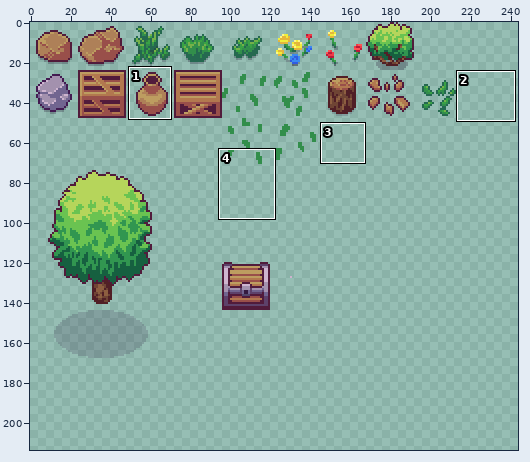
Edited in one commit: sprite sheet (arts/Decoration.png). Above: a wide view before the commit, with the close-up outlined.
Close-up. First the earlier version:
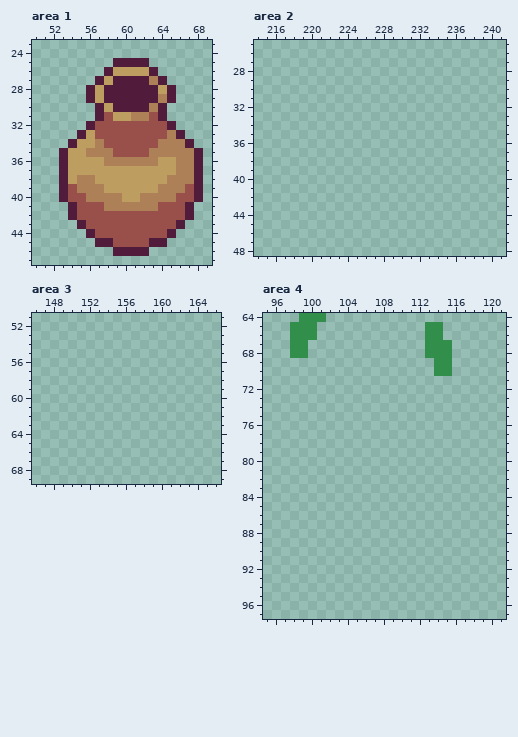
The file is 256x256 pixels. Shown: area 1: x 50..69, y 23..47; area 2: x 214..241, y 25..48; area 3: x 146..166, y 51..69; area 4: x 95..121, y 64..97. The wide view leaves out empty margins. The commit also changed other parts of the picture, which this record leaves out.
The same view after the edit:
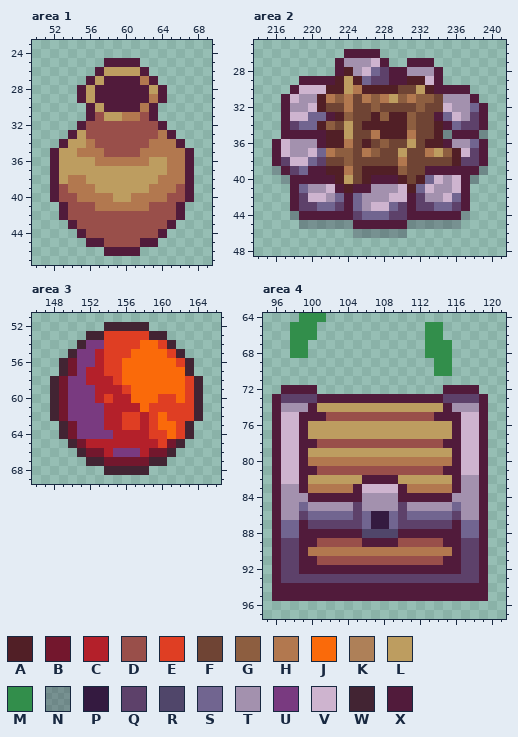
Palette (. is transparent): A #511f26  B #73172d  C #b4202a  D #994f4a  E #df3e23  F #6f4434  G #8d5e40  H #b2784f  J #fa6a0a  K #ae8058  L #bd9d60  M #328e4b  N #20142d43  P #341a40  Q #5d416a  R #50466a  S #716590  T #a391ae  U #793a80  V #ceb4cf  W #422433  X #511b3b
Difference:
Changed rows in their new state; - is an unchanged pixel.
Area 1:
first column x 52:
25 ------X---.------
26 -----XL---X.-----
27 ----XLX---HX.----
28 ---XLX-----LX.---
29 ---XLX-----HX.---
30 ----XLX---HX.----
31 ----XDL-HHDX.----
32 ---XD-------X.---
33 --XLD-------HX.--
34 -XL-HD-----HHHX.-
35 XL-HHHD---HHHHHX.
36 XL---HHHHHHL-HHX.
37 XL-----------HHX.
38 XLHHL-------HHHX.
39 XDHHHL-----HHHDX.
40 XD-HHHHL-HHHHD-X.
41 -XD--HHHHHHD--X.-
42 -XD-----------X.-
43 --XD---------X.--
44 ---XD-------X.---
45 ----X-D---X-.----
46 ------X---.------
Area 2:
first column x 216:
26 --------XXXX------------
27 -------XTTTVX--XXX------
28 -------XATVSQXXTTTX-----
29 ---XXXXALASQQXXAAVX-----
30 --XVVVAALHAAAAFFLAXXXX--
31 -XVTTAHGHFHGHLGHGGFTTTX-
32 -XTTVAFFHFFGFFFFGFFVTTSX
33 -XVVSSXAGFFAGAAGFFXSVTQX
34 -XQSSAGFLFAAAAAGFFAXSQQX
35 -XXXXXAALFFHAAAHFFANXXXN
36 XVTTTXAAHFAFGFFLFAAXTTSX
37 XVTTVSHGGFHGFFLFFHLGAVQX
38 XQVVSQFFGFFFFFHFFFFFAQQX
39 NXQSXXAAHFAAAAGFFXXXXXXN
40 -NXXXXXALFAXXXAFASVTVXN-
41 --XSTTVXAXXTTTVASVTTVX--
42 --XQVVTSXSTTTVVXQTTVSX--
43 --XQQSSQXSTVVSQXQQSSQX--
44 --NXXXXXXQSSSQQXXXXXXN--
45 ---NNNNNNXXXXXXNNNNNN---
46 ---------NNNNNN---------
Area 3:
first column x 148:
52 ------WWWWW------
53 ----WWEEEEEWW----
54 ---WUUEEEEJJEW---
55 --WUUCEEEJJJJEW--
56 -WBUUCEEJJJJJJEW-
57 -WBUCCEEJJJJJJJW-
58 WBUUCCCEJJJJJJJEW
59 WBUUUCCCEJJJJJJEW
60 WBUUUCECCJJJEEJEW
61 WBUUUUCCCCJEEEEEW
62 WBUUUUCCEECEJEEEW
63 -WBUUUCCEECEJJEW-
64 -WBUUUUCCCCEEJEW-
65 --WBCCCCCCCCEBW--
66 ---WBBCUUUCBBW---
67 ----WWBBBBBWW----
68 ------WWWWW------
Area 4:
first column x 96:
72 -XXXX--------------XXXX-
73 XQQQQXXXXXXXXXXXXXXQQQQX
74 XTTTXLLLLLLLLLLLLLLXTTTX
75 XVVXXXDDDDDDDDDDDDXXXVVX
76 XVVXLLLLLLLLLLLLLLLLXVVX
77 XVVXLLLLLLLLLLLLLLLLXVVX
78 XVVXXDDDDDDDDDDDDDDXXVVX
79 XVVXLLLLLLLLLLLLLLLLXVVX
80 XVVXHHHHHHHHHHHHHHHHXVVX
81 XVVXXDDDDDDDDDDDDDDXXVVX
82 XVVXLLLLLLXXXXLLLLLLXTTX
83 XTTXHHHHHXVVVVXHHHHHXTTX
84 XTTTXXXXXXTTTTXXXXXXTTTX
85 XTTSTTTTTQTTTTQTTTTTSTTX
86 XTTQSSSSSQSPPSQSSSSSQTTX
87 XSSXQQQQQQSPPSQQQQQQXSSX
88 XSSXXXXXXXRRRRXXXXXXXSSX
89 XQQXXDDDDDXXXXDDDDDXXQQX
90 XQQXHHHHHHHHHHHHHHHHXQQX
91 XQQXXDDDDDDDDDDDDDDXXQQX
92 XQQXXXXXXXXXXXXXXXXXXQQX
93 XQQQQQQQQQQQQQQQQQQQQQQX
94 XXXXXXXXXXXXXXXXXXXXXXXX
95 XXXXXXXXXXXXXXXXXXXXXXXX
Where, in picture pixels (left, top, right, bottom), the same in both close-ups:
changed: (50, 58, 203, 256)
added: (272, 49, 488, 238)
added: (50, 322, 203, 475)
added: (272, 385, 488, 601)
